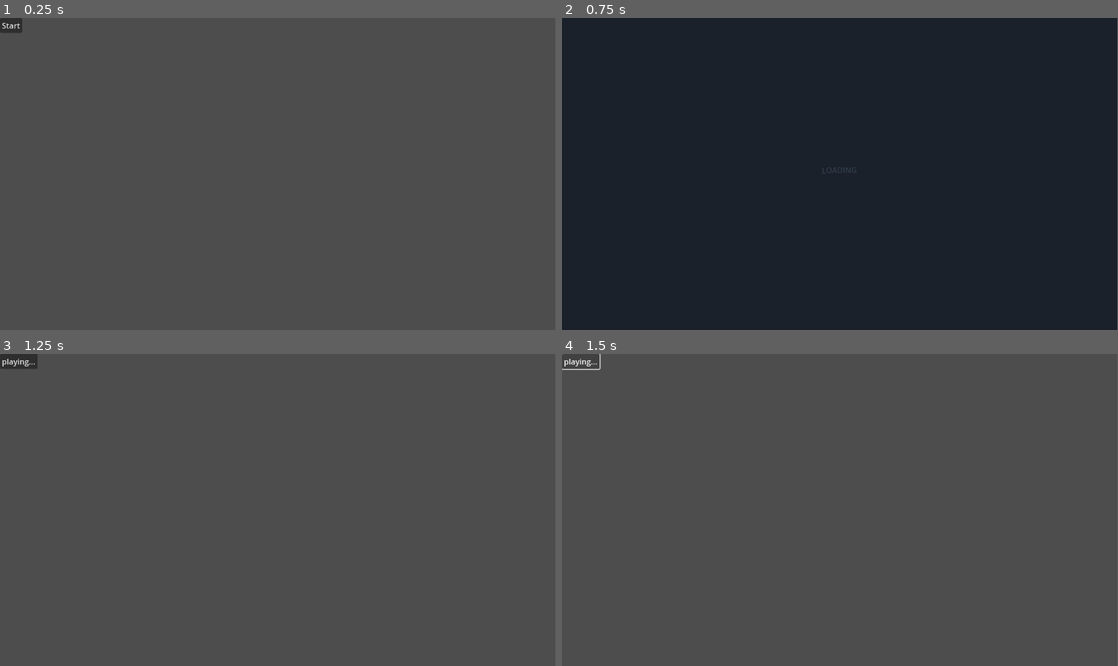
Above: before the commit, frames 1-4 (two rows, left to right).
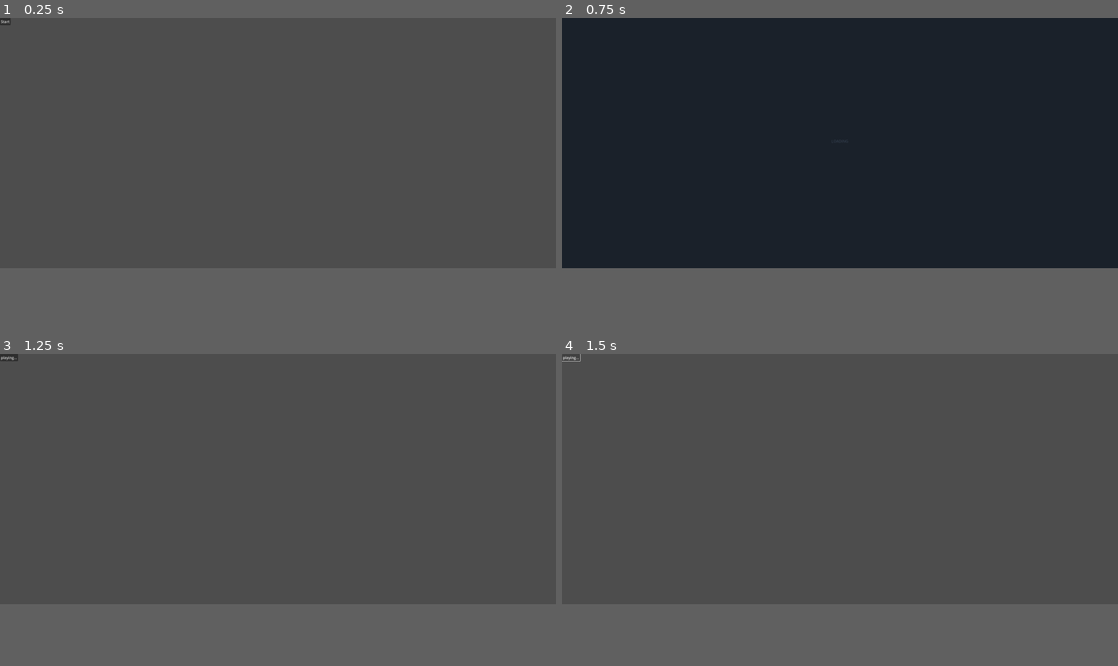
Above: after the commit, the same moments.

Repository: Nokorpo/el-accidente
Game: Godot game, scene res://scenes/core/scene_manager/scene_manager.tscn
Two runs of this game, one before a commit and one after it. Both use one fixed random seed, a clock stepped at 60 frames per second and the inputs below.
Inputs:
- Up to frame 1 (0.25 s): no input
- Up to frame 2 (0.75 s): click "Start" at 0.5 s
- Up to frame 3 (1.25 s): no input
- Up to frame 4 (1.5 s): click "playing..." at 1.25 s
In our replay, the window is 799x449 before the commit and 800x360 after it. These sizes can differ from the game's own. Grey fills any space a smaller window leaves; there, only what the larger window draws over its background counts as a difference.

The runs differ from the first frame. In frame 1, 0.1% of the frame differs, in the area x 0-4%, y 0-5%; in frame 2, less than 0.1%; in frame 3, 0.2%, in the area x 0-7%, y 0-5%; in frame 4, 0.1%.

Commit message:
Create fake game scene
It's all fake, made with animators. It's just for feedback.

Diff:
--- /dev/null
+++ b/assets/sprites/checkerboard.svg
@@ -0,0 +1,56 @@
+<?xml version="1.0" encoding="UTF-8" standalone="no"?>
+<!-- Created with Inkscape (http://www.inkscape.org/) -->
+
+<svg
+   width="100mm"
+   height="100mm"
+   viewBox="0 0 100 100"
+   version="1.1"
+   id="svg1"
+   inkscape:version="1.3.2 (091e20ef0f, 2023-11-25, custom)"
+   sodipodi:docname="checkerboard.svg"
+   xmlns:inkscape="http://www.inkscape.org/namespaces/inkscape"
+   xmlns:sodipodi="http://sodipodi.sourceforge.net/DTD/sodipodi-0.dtd"
+   xmlns="http://www.w3.org/2000/svg"
+   xmlns:svg="http://www.w3.org/2000/svg">
+  <sodipodi:namedview
+     id="namedview1"
+     pagecolor="#ffffff"
+     bordercolor="#000000"
+     borderopacity="0.25"
+     inkscape:showpageshadow="2"
+     inkscape:pageopacity="0.0"
+     inkscape:pagecheckerboard="0"
+     inkscape:deskcolor="#d1d1d1"
+     inkscape:document-units="mm"
+     inkscape:zoom="2.0915496"
+     inkscape:cx="171.64307"
+     inkscape:cy="187.18179"
+     inkscape:window-width="1871"
+     inkscape:window-height="1052"
+     inkscape:window-x="49"
+     inkscape:window-y="0"
+     inkscape:window-maximized="1"
+     inkscape:current-layer="layer1" />
+  <defs
+     id="defs1" />
+  <g
+     inkscape:label="Layer 1"
+     inkscape:groupmode="layer"
+     id="layer1">
+    <rect
+       style="fill:#463b3a;stroke:#262626;stroke-width:0.35022;paint-order:stroke fill markers"
+       id="rect1"
+       width="49.64978"
+       height="49.64978"
+       x="0.12510982"
+       y="0.17510982" />
+    <rect
+       style="fill:#463b3a;stroke:#262626;stroke-width:0.35022;paint-order:stroke fill markers"
+       id="rect1-5"
+       width="49.64978"
+       height="49.64978"
+       x="50.17511"
+       y="50.17511" />
+  </g>
+</svg>
--- a/project.godot
+++ b/project.godot
@@ -19,6 +19,12 @@
 
 EventBus="*res://scenes/core/events/event_bus.gd"
 
+[display]
+
+window/size/viewport_width=2400
+window/size/viewport_height=1080
+window/stretch/aspect="keep_height"
+
 [rendering]
 
 renderer/rendering_method="gl_compatibility"
--- /dev/null
+++ b/scenes/game/game.tscn
@@ -0,0 +1,148 @@
+[gd_scene load_steps=13 format=3 uid="uid://7asaea7mswd5"]
+
+[ext_resource type="Texture2D" uid="uid://1542cwvcv282" path="res://assets/sprites/checkerboard.svg" id="1_rlkg2"]
+[ext_resource type="Texture2D" uid="uid://c3yopepsnhpw5" path="res://assets/sprites/player/running_1.png" id="2_dgebg"]
+[ext_resource type="Texture2D" uid="uid://ckgr3t0q3r28y" path="res://assets/sprites/player/running_2.png" id="3_tfg8x"]
+[ext_resource type="Texture2D" uid="uid://34pkmv4a34hd" path="res://assets/sprites/player/running_3.png" id="4_ctwh0"]
+[ext_resource type="Texture2D" uid="uid://c5raco04jqqc0" path="res://assets/sprites/player/running_4.png" id="5_meo5q"]
+
+[sub_resource type="Animation" id="Animation_3vrwe"]
+resource_name = "cycle"
+length = 2.0
+loop_mode = 1
+tracks/0/type = "value"
+tracks/0/imported = false
+tracks/0/enabled = true
+tracks/0/path = NodePath(".:position")
+tracks/0/interp = 1
+tracks/0/loop_wrap = true
+tracks/0/keys = {
+"times": PackedFloat32Array(0, 2),
+"transitions": PackedFloat32Array(1, 1),
+"update": 0,
+"values": [Vector2(0, 0), Vector2(-378, 0)]
+}
+
+[sub_resource type="Animation" id="Animation_m5g3s"]
+length = 0.001
+tracks/0/type = "value"
+tracks/0/imported = false
+tracks/0/enabled = true
+tracks/0/path = NodePath(".:position")
+tracks/0/interp = 1
+tracks/0/loop_wrap = true
+tracks/0/keys = {
+"times": PackedFloat32Array(0),
+"transitions": PackedFloat32Array(1),
+"update": 0,
+"values": [Vector2(0, 0)]
+}
+
+[sub_resource type="AnimationLibrary" id="AnimationLibrary_s5m0i"]
+_data = {
+"RESET": SubResource("Animation_m5g3s"),
+"cycle": SubResource("Animation_3vrwe")
+}
+
+[sub_resource type="SpriteFrames" id="SpriteFrames_w4hqa"]
+animations = [{
+"frames": [{
+"duration": 1.0,
+"texture": ExtResource("2_dgebg")
+}, {
+"duration": 1.0,
+"texture": ExtResource("3_tfg8x")
+}, {
+"duration": 1.0,
+"texture": ExtResource("4_ctwh0")
+}, {
+"duration": 1.0,
+"texture": ExtResource("5_meo5q")
+}],
+"loop": true,
+"name": &"default",
+"speed": 4.0
+}]
+
+[sub_resource type="Animation" id="Animation_rpxfr"]
+resource_name = "cycle"
+length = 4.0
+loop_mode = 1
+tracks/0/type = "value"
+tracks/0/imported = false
+tracks/0/enabled = true
+tracks/0/path = NodePath(".:position")
+tracks/0/interp = 1
+tracks/0/loop_wrap = true
+tracks/0/keys = {
+"times": PackedFloat32Array(0, 4),
+"transitions": PackedFloat32Array(1, 1),
+"update": 0,
+"values": [Vector2(2834, 748), Vector2(-4840, 748)]
+}
+
+[sub_resource type="Animation" id="Animation_3gpr4"]
+length = 0.001
+tracks/0/type = "value"
+tracks/0/imported = false
+tracks/0/enabled = true
+tracks/0/path = NodePath(".:position")
+tracks/0/interp = 1
+tracks/0/loop_wrap = true
+tracks/0/keys = {
+"times": PackedFloat32Array(0),
+"transitions": PackedFloat32Array(1),
+"update": 0,
+"values": [Vector2(2834, 748)]
+}
+
+[sub_resource type="AnimationLibrary" id="AnimationLibrary_h06gs"]
+_data = {
+"RESET": SubResource("Animation_3gpr4"),
+"cycle": SubResource("Animation_rpxfr")
+}
+
+[node name="Game" type="Node2D"]
+
+[node name="Background" type="Node2D" parent="."]
+
+[node name="Sprite2D" type="Sprite2D" parent="Background"]
+texture_filter = 1
+texture_repeat = 2
+texture = ExtResource("1_rlkg2")
+centered = false
+region_enabled = true
+region_rect = Rect2(0, 0, 3040, 1140)
+
+[node name="AnimationPlayer" type="AnimationPlayer" parent="Background/Sprite2D"]
+libraries = {
+"": SubResource("AnimationLibrary_s5m0i")
+}
+autoplay = "cycle"
+
+[node name="Player" type="Node2D" parent="."]
+position = Vector2(140, 434)
+
+[node name="AnimatedSprite2D" type="AnimatedSprite2D" parent="Player"]
+position = Vector2(315, 331)
+sprite_frames = SubResource("SpriteFrames_w4hqa")
+autoplay = "default"
+
+[node name="Foreground" type="Node2D" parent="."]
+
+[node name="Sprite2D" type="Sprite2D" parent="Foreground"]
+modulate = Color(0.933333, 0.254902, 0.286275, 1)
+texture_filter = 1
+texture_repeat = 2
+position = Vector2(2834, 748)
+scale = Vector2(1, 2)
+texture = ExtResource("1_rlkg2")
+centered = false
+region_enabled = true
+region_rect = Rect2(0, 0, 180, 180)
+
+[node name="AnimationPlayer" type="AnimationPlayer" parent="Foreground/Sprite2D"]
+libraries = {
+"": SubResource("AnimationLibrary_h06gs")
+}
+autoplay = "cycle"
Not shown, added: assets/sprites/checkerboard.svg.import
Binary file added: assets/sprites/player/running_1.png
Not shown, added: assets/sprites/player/running_1.png.import
Binary file added: assets/sprites/player/running_2.png
Not shown, added: assets/sprites/player/running_2.png.import
Binary file added: assets/sprites/player/running_3.png
Not shown, added: assets/sprites/player/running_3.png.import
Binary file added: assets/sprites/player/running_4.png
Not shown, added: assets/sprites/player/running_4.png.import
